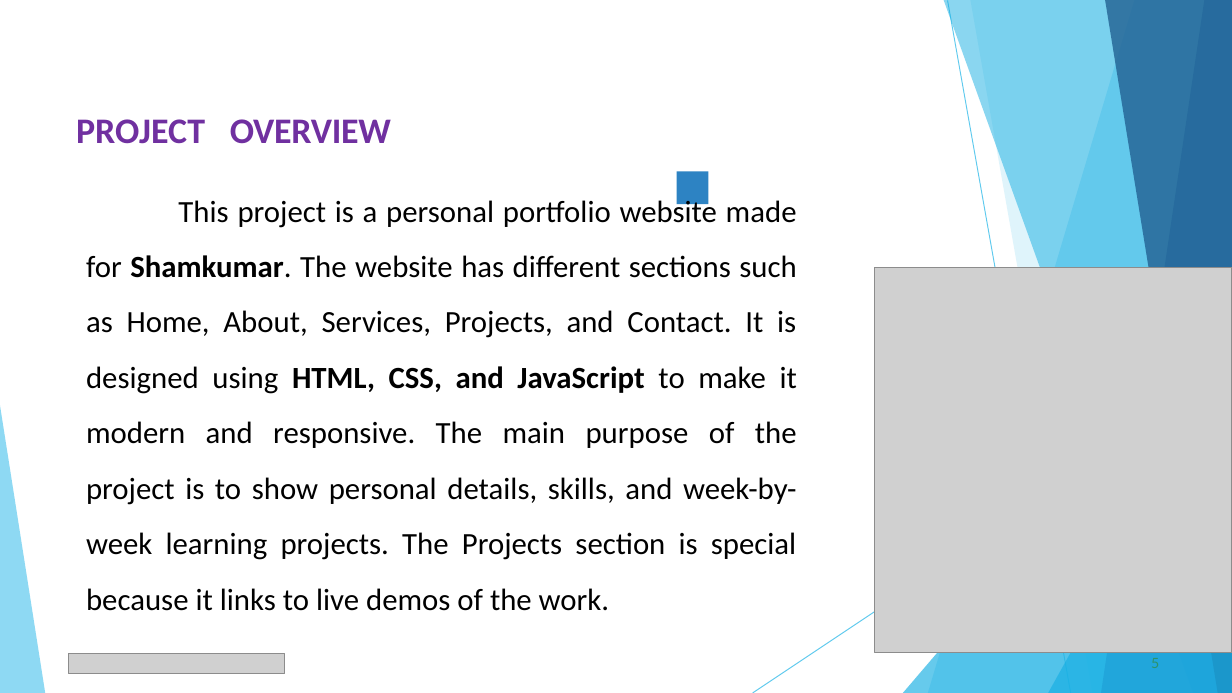
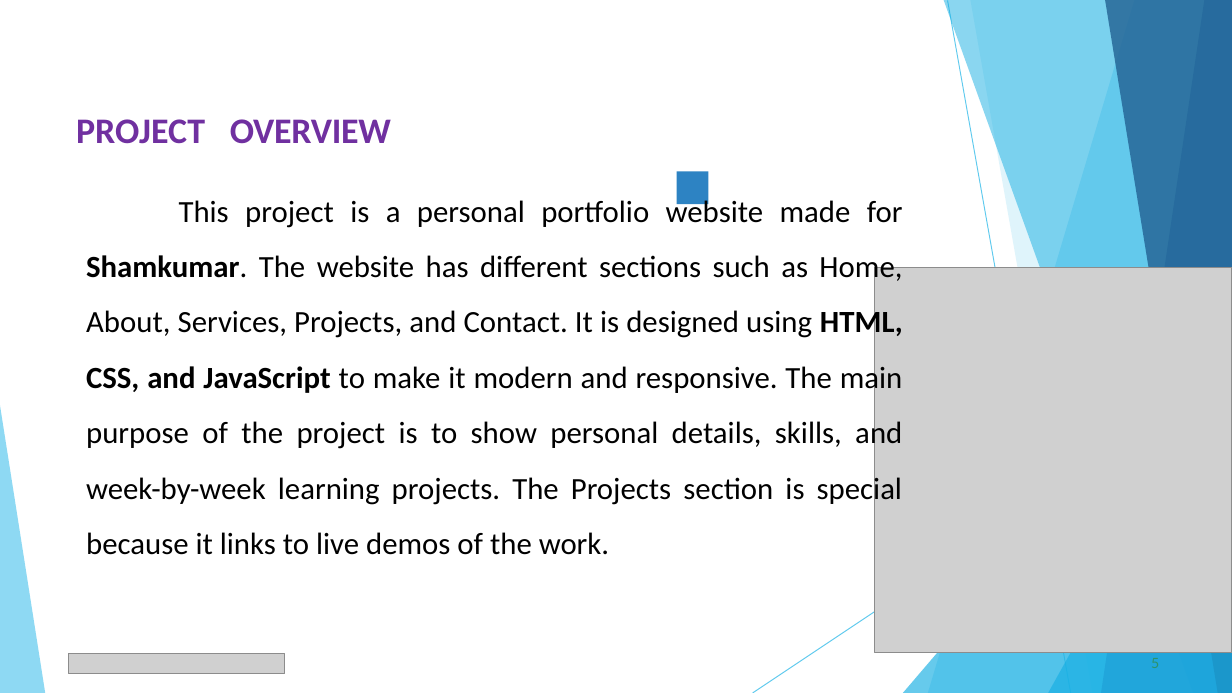
Before and after one commit to shamkumar17356-afk/TNSDC-FWD-DP, a slide deck: slide 5 of PPT FWD TNSDC(NM _SK) 2025.pptx. Drawn at 1232x693 pixels with LibreOffice and Linux fonts; fonts in the diff are those of the drawing; grey boxes stand for pictures. Boxes give left, top, right and bottom in pixels: in the first picture for what was removed or moved away, otherwise in the second. Text is boxed around its words. In the diff, an @@ line names an element or a change of style, - is before the commit and + after.

```diff
--- a/PPT FWD TNSDC(NM _SK) 2025.pptx
+++ b/PPT FWD TNSDC(NM _SK) 2025.pptx
@@ text "This project is a personal ..." rewrapped from (x1=86, y1=196, x2=797, y2=611) to (x1=86, y1=196, x2=903, y2=555) @@
```
Also in this commit, not shown: 8 other slides changed.
